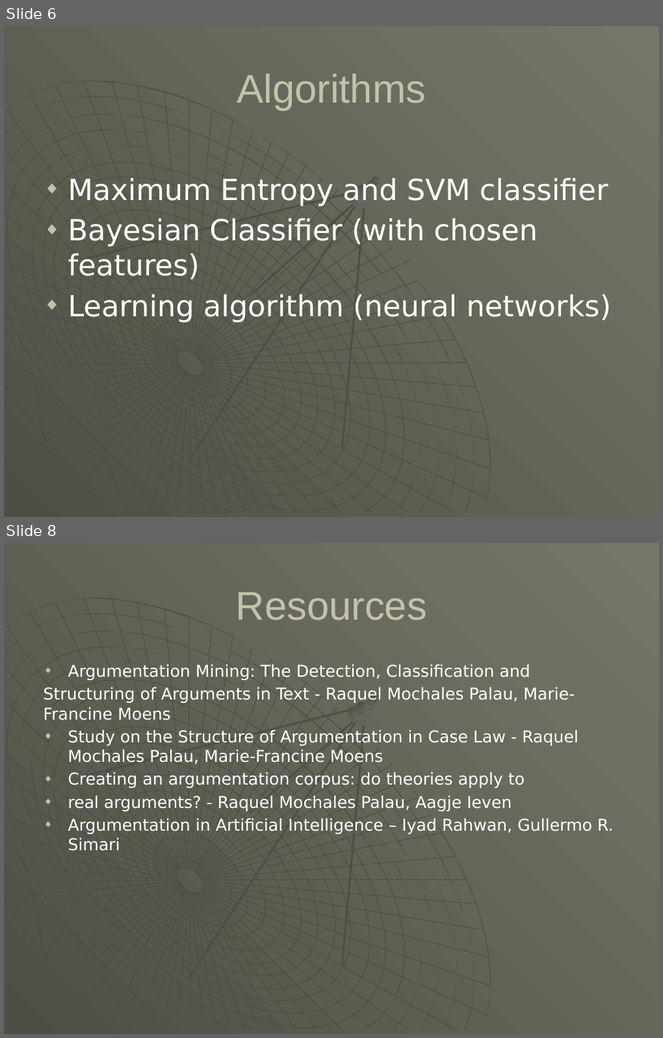
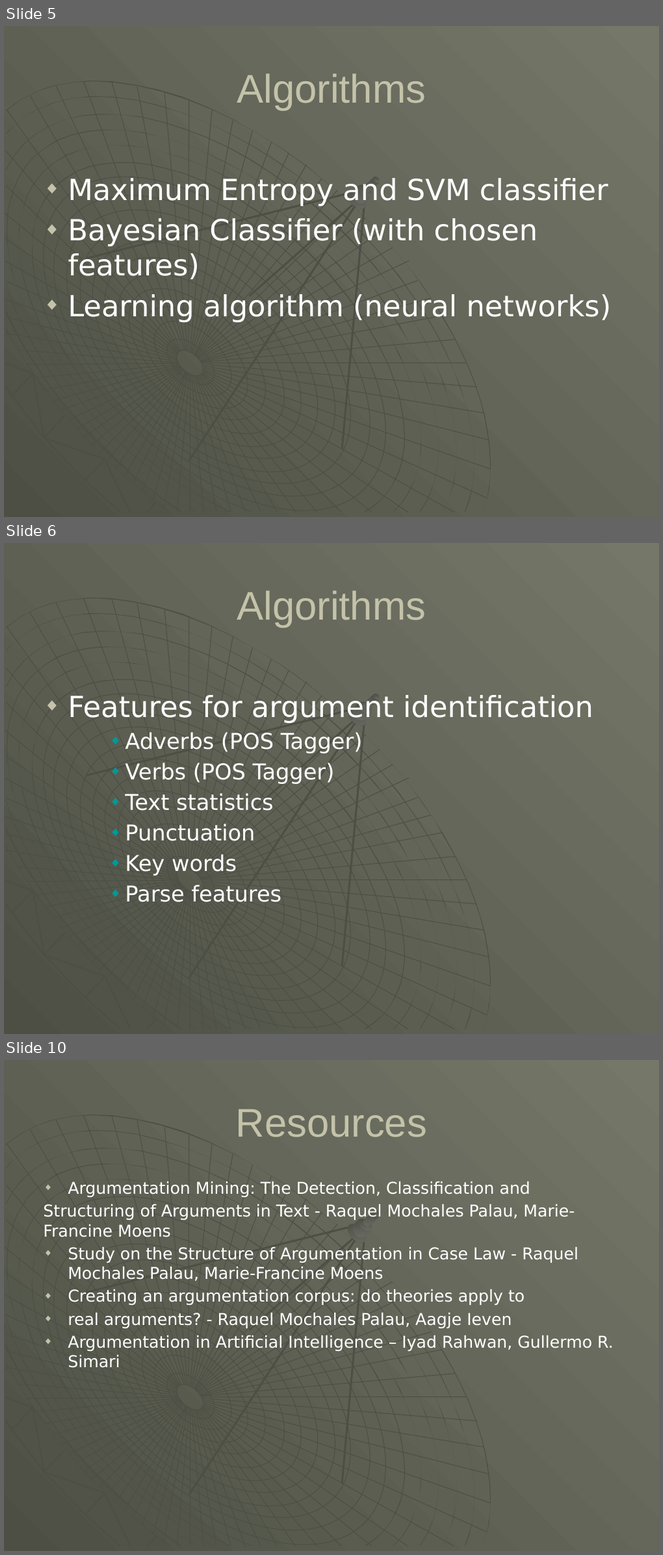
Before and after one commit to asorici/argument-act, a slide deck: presentations/milestone_3/Identification of argumentation acts in chat conversations.pptx. Shown one above the other, each under a label of ours: slides 6 and 8 before the commit, slides 5, 6 and 10 after it; the slides between them are not shown. The pictures are 663x1038 and 663x1555 pixels, drawn with LibreOffice and Linux fonts; fonts in the diff are those of the drawing. Boxes give left, top, right and bottom in pixels: in the first picture for what was removed or moved away, otherwise in the second. Text is boxed around its words. In the diff, an @@ line names an element or a change of style, - is before the commit and + after.

```diff
--- a/presentations/milestone_3/Identification of argumentation acts in chat conversations.pptx
+++ b/presentations/milestone_3/Identification of argumentation acts in chat conversations.pptx
@@ slide 6 added at bbox=[4, 543, 659, 1034], background gradient #4D4F45 to #757868; not listed: 112 template elements that a slide beside it also shows @@
@@ title added at bbox=[237, 590, 426, 627], 44 pt, text #C4C3AA @@
+Algorithms
@@ text added at bbox=[68, 695, 594, 902], 24 pt, text #FFFFFF @@
+◆ Features for argument identification
+    ◆ Adverbs (POS Tagger)
+    ◆ Verbs (POS Tagger)
+    ◆ Text statistics
+    ◆ Punctuation
+    ◆ Key words
+    ◆ Parse features
@@ what was slide 6 is now slide 5 @@
@@ what was slide 8 is now slide 10 @@
```
Also in this commit, not shown: 3 slides changed, 3 other slides added, 2 slides removed, 11 other files.
